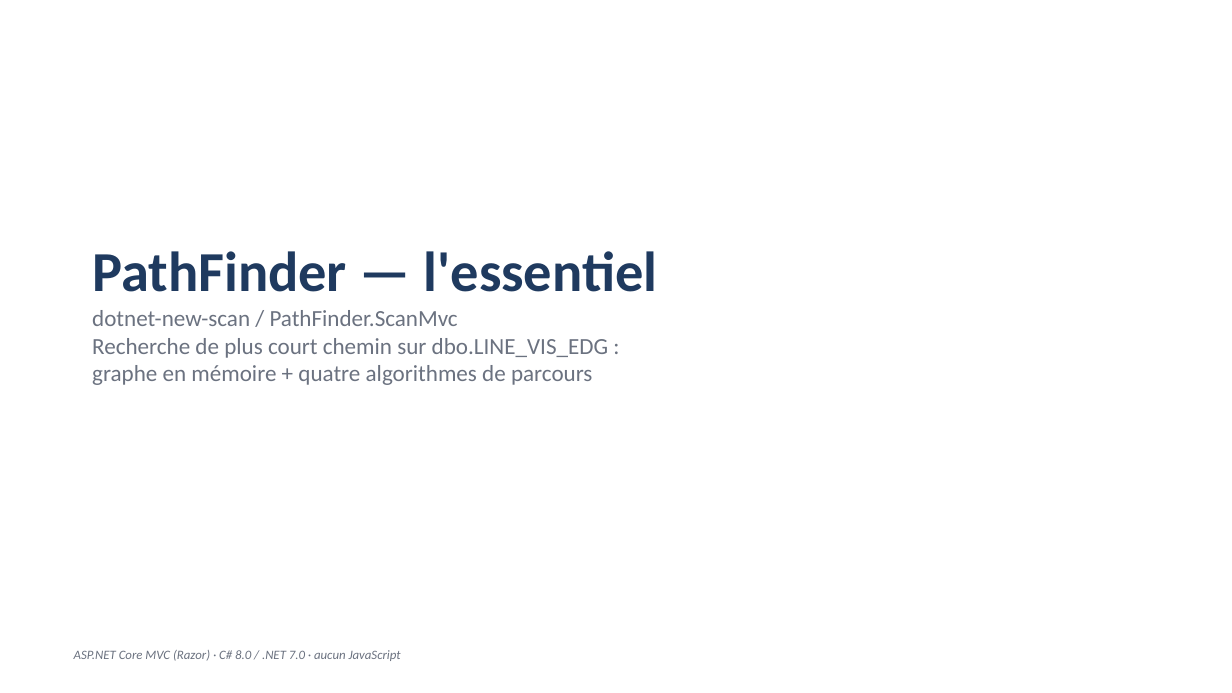
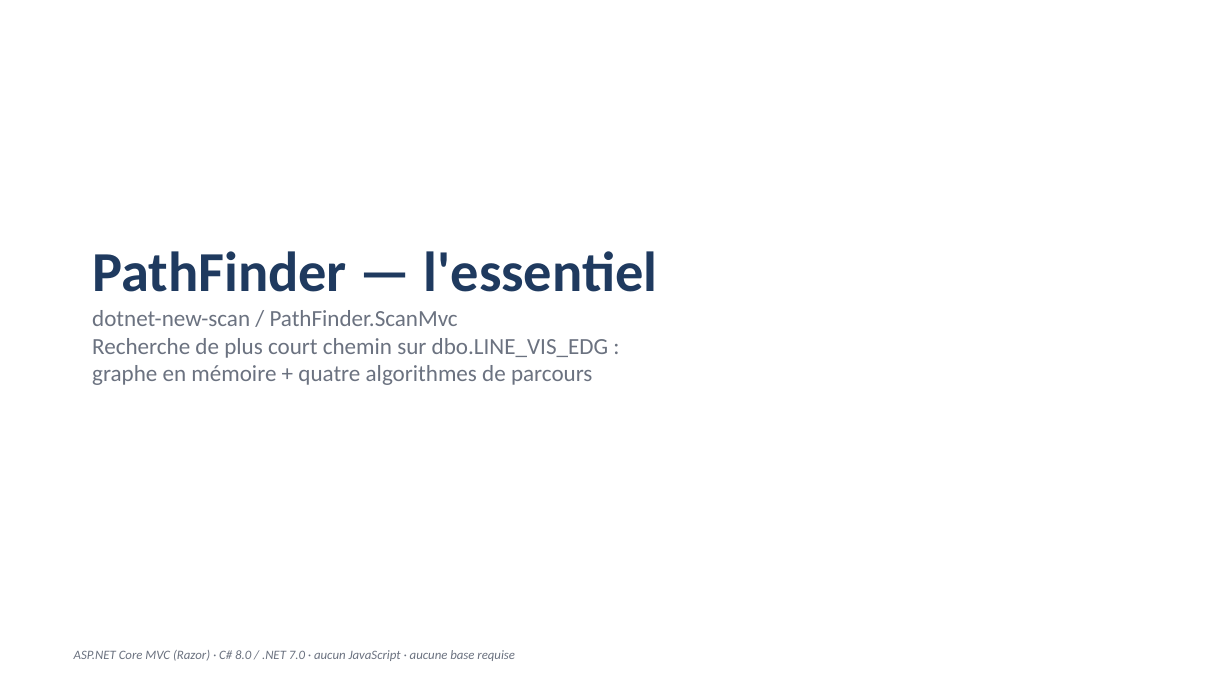
Before and after one commit to AbelMaminiaina/restitutiongraphe, a slide deck: slide 1 of docs/PathFinder-essentiel.pptx. Drawn at 1232x693 pixels with LibreOffice and Linux fonts; fonts in the diff are those of the drawing. Boxes give left, top, right and bottom in pixels: in the first picture for what was removed or moved away, otherwise in the second. Text is boxed around its words. In the diff, an @@ line names an element or a change of style, - is before the commit and + after.

```diff
--- a/docs/PathFinder-essentiel.pptx
+++ b/docs/PathFinder-essentiel.pptx
@@ text at <box>74,650,515,661</box>: text changed @@
-ASP.NET Core MVC (Razor) · C# 8.0 / .NET 7.0 · aucun JavaScript
+ASP.NET Core MVC (Razor) · C# 8.0 / .NET 7.0 · aucun JavaScript · aucune base requise
```
Also in this commit, not shown: 4 other slides changed, 1 slide added, 19 other files.
